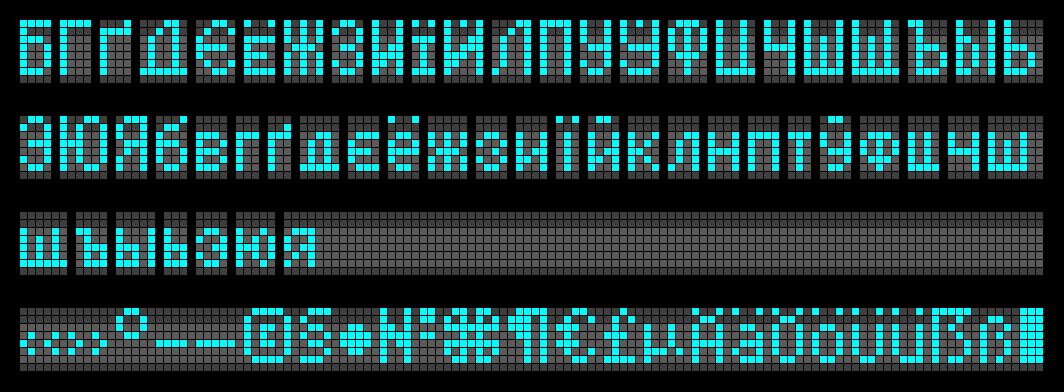
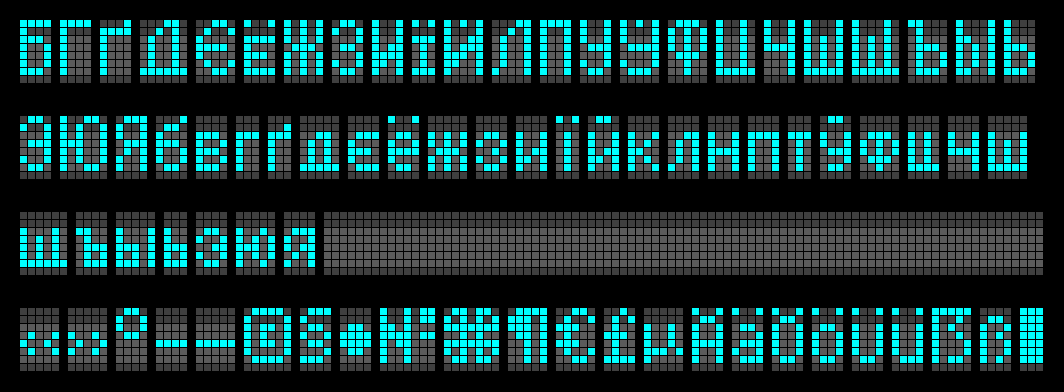
Two versions of the same layered image (1064px x 392px). Layer-by-layer changes:
removed layer "Xtra" over [60, 308, 1019, 371]
painted on "template.png" over [60, 20, 1043, 371]
